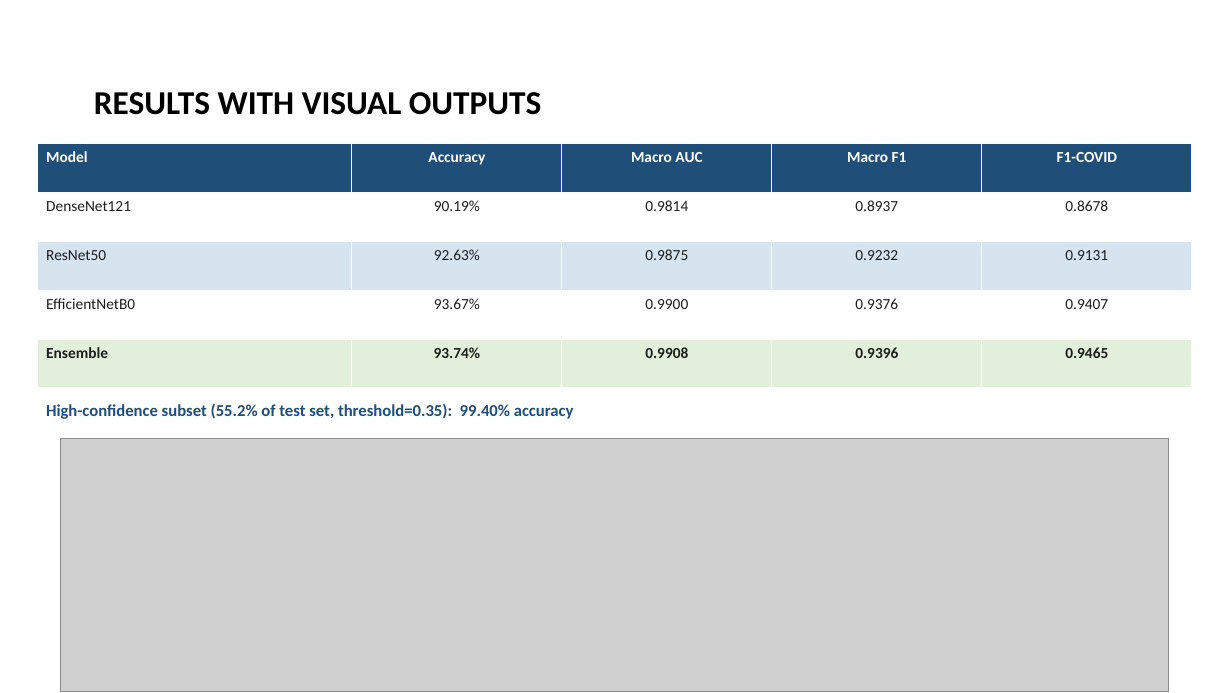
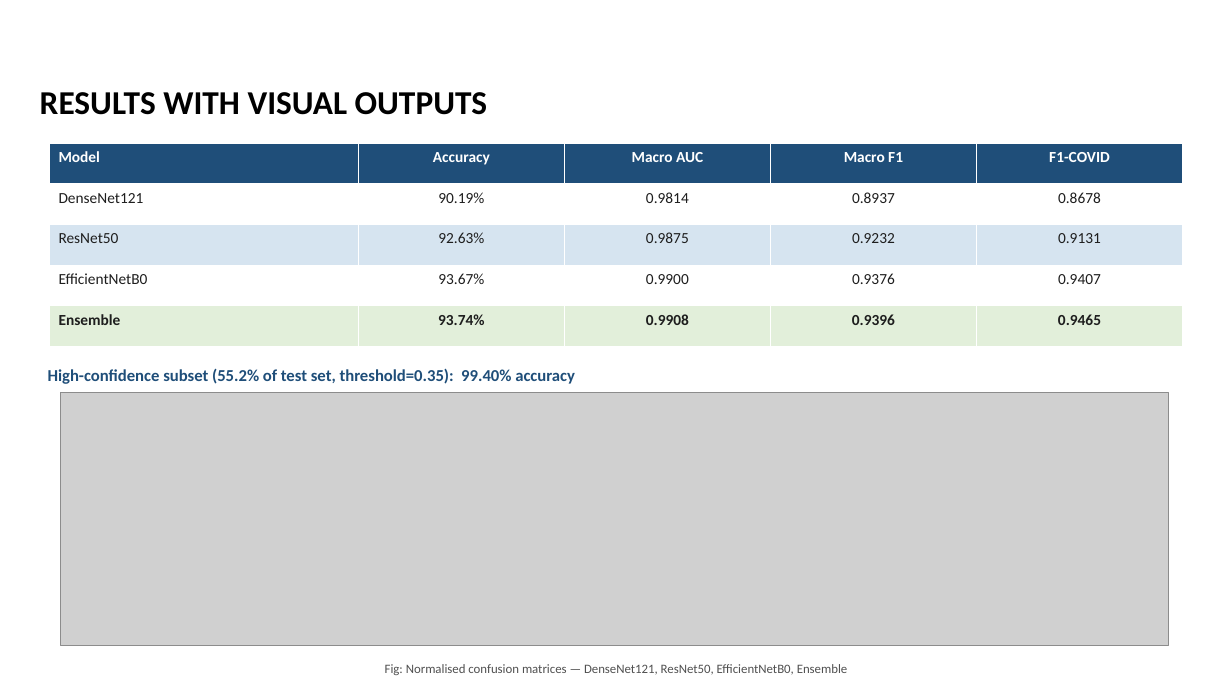
Before and after one commit to bboyrajib/pneumonia-prediction-streamlit, a slide deck: slide 6 of docs/Automated Pneumonia and COVID-19 Detection from Chest X-Ray Images.pptx. Drawn at 1232x693 pixels with LibreOffice and Linux fonts; fonts in the diff are those of the drawing; grey boxes stand for pictures. Boxes give left, top, right and bottom in pixels: in the first picture for what was removed or moved away, otherwise in the second. Text is boxed around its words. In the diff, an @@ line names an element or a change of style, - is before the commit and + after.

```diff
--- a/docs/Automated Pneumonia and COVID-19 Detection from Chest X-Ray Images.pptx
+++ b/docs/Automated Pneumonia and COVID-19 Detection from Chest X-Ray Images.pptx
@@ title "RESULTS WITH VISUAL OUTPUTS": place and size @@
-title "RESULTS WITH VISUAL OUTPUTS" at (94,92,542,115)
+title "RESULTS WITH VISUAL OUTPUTS" at (40,92,488,115)
@@ table: place and size @@
-table at (37,143,1191,388)
+table at (49,143,1183,347)
@@ text "High-confidence subset (55.2% of test ...": place and size @@
-text "High-confidence subset (55.2% of test ..." at (46,404,574,419)
+text "High-confidence subset (55.2% of test ..." at (48,369,575,384)
@@ picture: place and size @@
-picture at (60,439,1169,691)
+picture at (60,393,1169,645)
@@ text added at (385,664,848,675), 10 pt, text #505050 @@
+Fig: Normalised confusion matrices — DenseNet121, ResNet50, EfficientNetB0, Ensemble
```
Also in this commit, not shown: 8 other slides changed.
